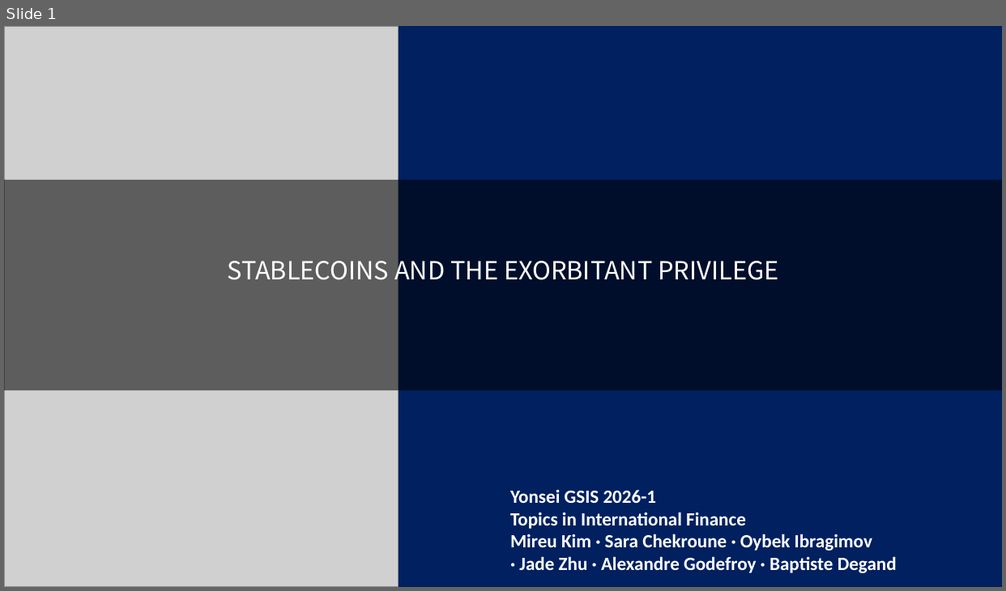
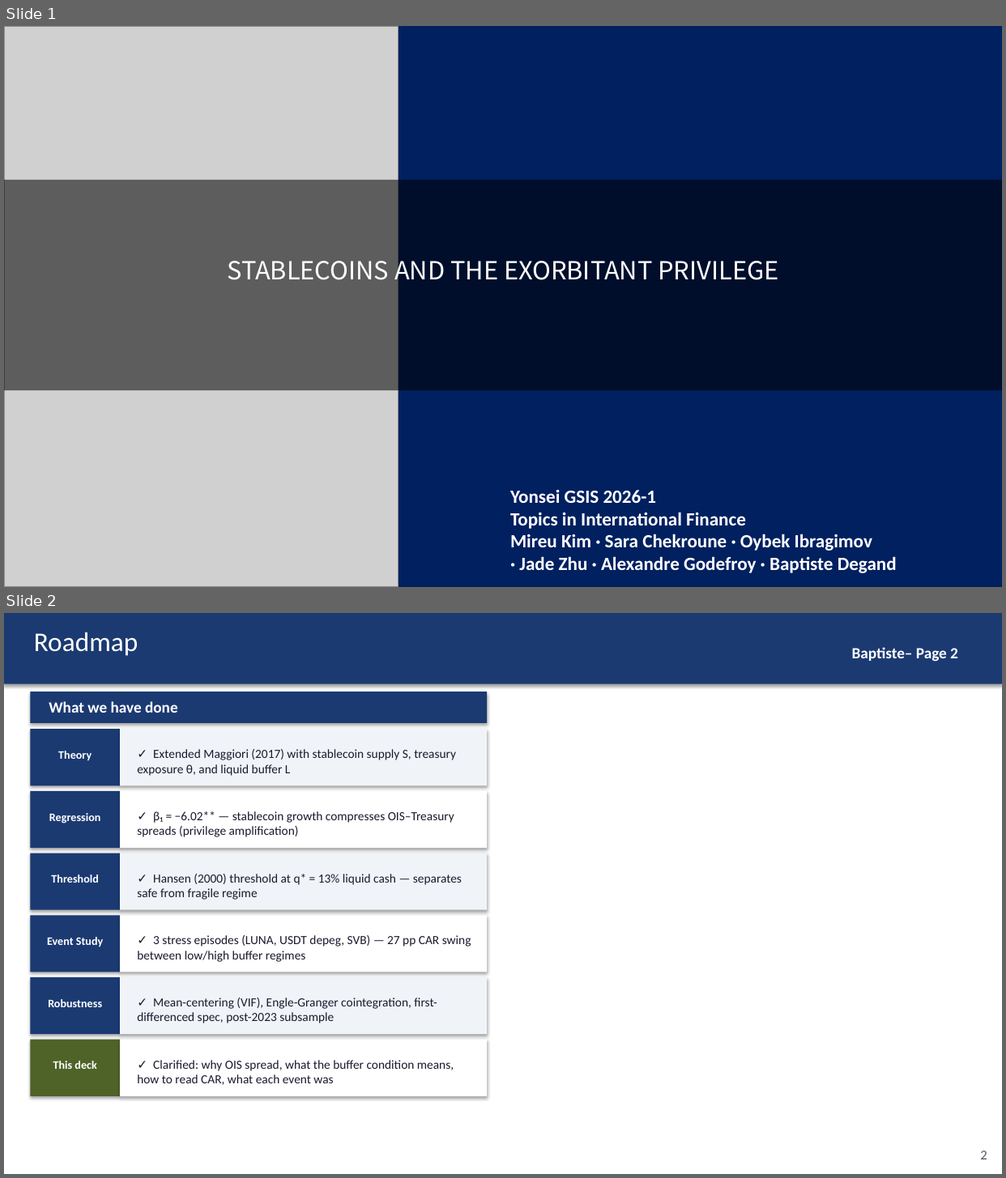
Before and after one commit to kimmireu0921/Stablecoins-and-the-Exorbitant-Privilege, a slide deck: presentations/0526_Stablecoin_Exorbitant_Privilege.pptx. Shown one above the other, each under a label of ours: slide 1 before the commit, slides 1 and 2 after it. The pictures are 1006x591 and 1006x1178 pixels, drawn with LibreOffice and Linux fonts; fonts in the diff are those of the drawing; grey boxes stand for pictures. Boxes give left, top, right and bottom in pixels: in the first picture for what was removed or moved away, otherwise in the second. Text is boxed around its words. In the diff, an @@ line names an element or a change of style, - is before the commit and + after.

```diff
--- a/presentations/0526_Stablecoin_Exorbitant_Privilege.pptx
+++ b/presentations/0526_Stablecoin_Exorbitant_Privilege.pptx
@@ slide 2 added at <box>4,613,1002,1174</box>, background #FFFFFF @@
@@ rectangle added at <box>4,613,1002,684</box>, fill #1B3A72 @@
@@ text added at <box>34,632,138,656</box>, 26 pt, text #FFFFFF @@
+Roadmap
@@ text added at <box>852,647,958,662</box>, 15 pt, text #FFFFFF, bold @@
+Baptiste– Page 2
@@ rectangle added at <box>30,692,487,723</box>, fill #1B3A72 @@
@@ text added at <box>49,701,178,713</box>, 15 pt, text #FFFFFF, bold @@
+What we have done
@@ rectangle added at <box>30,729,120,786</box>, fill #1B3A72 @@
@@ rectangle added at <box>120,729,487,786</box>, fill #F0F4F8 @@
@@ text added at <box>58,751,91,761</box>, 11 pt, text #FFFFFF, bold @@
+Theory
@@ text added at <box>137,749,456,776</box>, 12 pt, text #1A1A2E @@
+✓ Extended Maggiori (2017) with stablecoin supply S, treasury exposure θ, and liquid buffer L
@@ rectangle added at <box>30,791,120,848</box>, fill #1B3A72 @@
@@ rectangle added at <box>120,791,487,848</box>, fill #FFFFFF @@
@@ text added at <box>49,813,101,824</box>, 11 pt, text #FFFFFF, bold @@
+Regression
@@ text added at <box>137,811,454,837</box>, 12 pt, text #1A1A2E @@
+✓ β₁ = −6.02** — stablecoin growth compresses OIS–Treasury spreads (privilege amplification)
@@ rectangle added at <box>30,854,120,910</box>, fill #1B3A72 @@
@@ rectangle added at <box>120,854,487,910</box>, fill #F0F4F8 @@
@@ text added at <box>51,875,98,883</box>, 11 pt, text #FFFFFF, bold @@
+Threshold
@@ text added at <box>137,874,462,900</box>, 12 pt, text #1A1A2E @@
+✓ Hansen (2000) threshold at q* = 13% liquid cash — separates safe from fragile regime
@@ rectangle added at <box>30,915,120,973</box>, fill #1B3A72 @@
@@ rectangle added at <box>120,915,487,973</box>, fill #FFFFFF @@
@@ text added at <box>47,937,103,948</box>, 11 pt, text #FFFFFF, bold @@
+Event Study
@@ text added at <box>137,935,471,962</box>, 12 pt, text #1A1A2E @@
+✓ 3 stress episodes (LUNA, USDT depeg, SVB) — 27 pp CAR swing between low/high buffer regimes
@@ rectangle added at <box>30,977,120,1034</box>, fill #1B3A72 @@
@@ text added at <box>48,999,102,1007</box>, 11 pt, text #FFFFFF, bold @@
+Robustness
@@ rectangle added at <box>120,977,487,1034</box>, fill #F0F4F8 @@
@@ text added at <box>137,998,437,1024</box>, 12 pt, text #1A1A2E @@
+✓ Mean-centering (VIF), Engle-Granger cointegration, first-differenced spec, post-2023 subsample
@@ rectangle added at <box>30,1040,120,1097</box>, fill #4F6228 @@
@@ rectangle added at <box>120,1040,487,1097</box>, fill #FFFFFF @@
@@ text added at <box>53,1061,96,1069</box>, 11 pt, text #FFFFFF, bold @@
+This deck
@@ text added at <box>137,1060,454,1085</box>, 12 pt, text #1A1A2E @@
+✓ Clarified: why OIS spread, what the buffer condition means, how to read CAR, what each event was
@@ text added at <box>980,1151,987,1160</box>, 13 pt, text #555566 @@
+2
```
Also in this commit, not shown: 8 slides changed.
